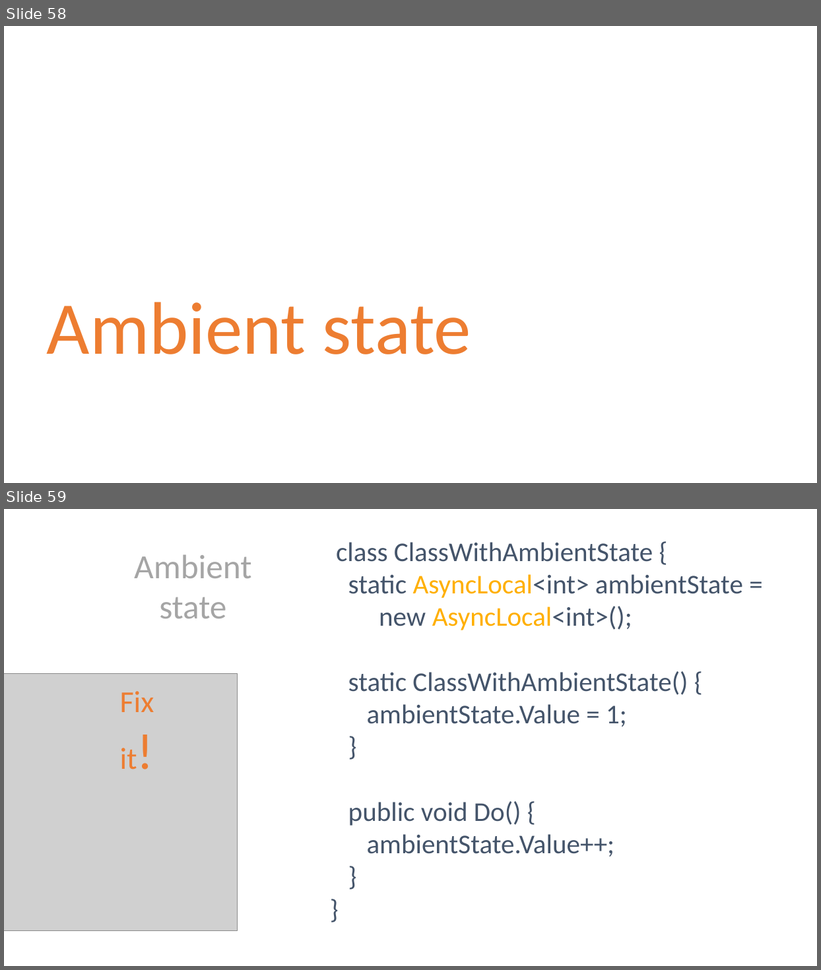
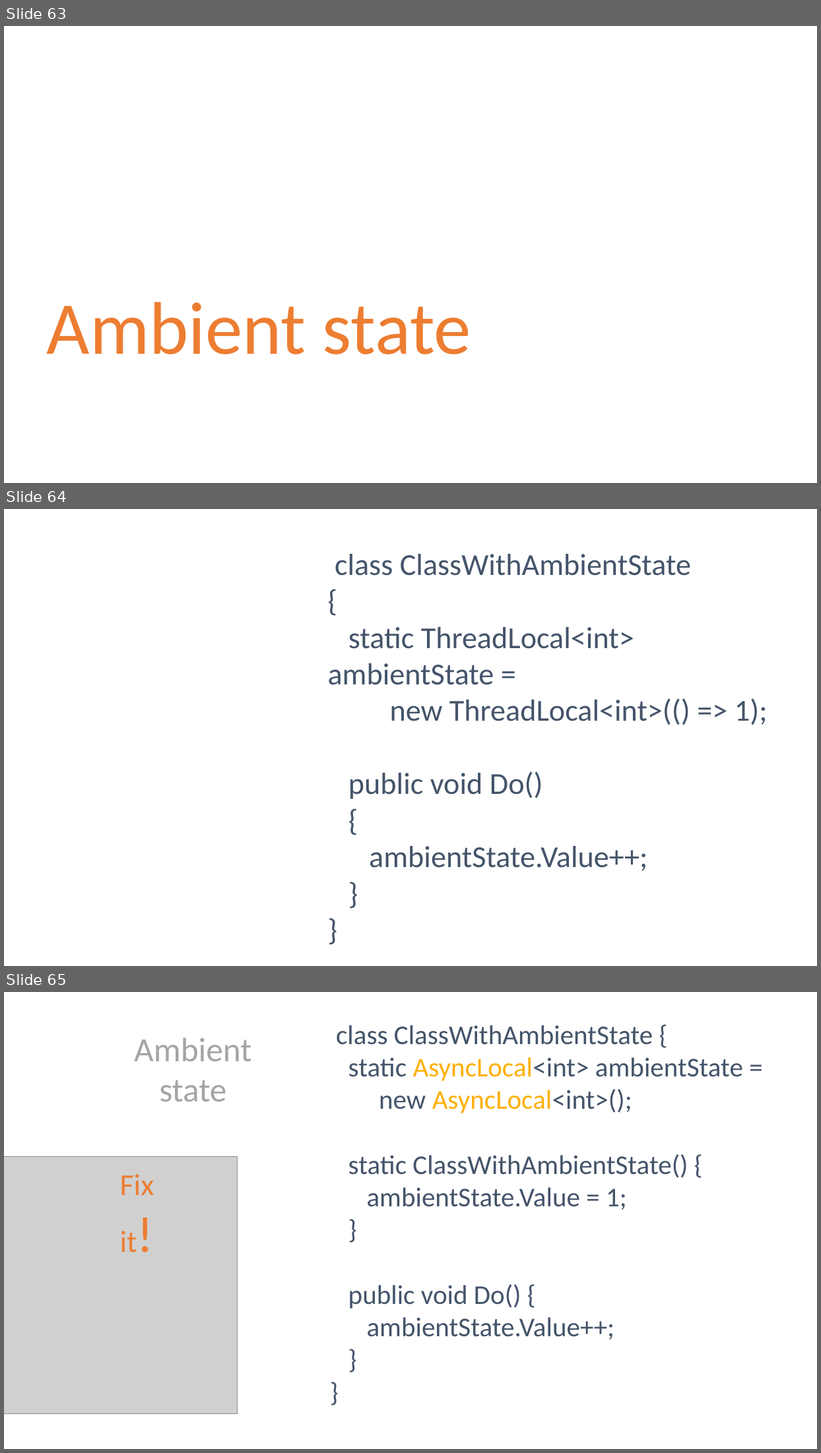
Before and after one commit to danielmarbach/RearchitectTowardsAsyncAwait, a slide deck: presentation.pptx. Shown one above the other, each under a label of ours: slides 58 and 59 before the commit, slides 63, 64 and 65 after it. The pictures are 821x970 and 821x1453 pixels, drawn with LibreOffice and Linux fonts; fonts in the diff are those of the drawing; grey boxes stand for pictures. Boxes give left, top, right and bottom in pixels: in the first picture for what was removed or moved away, otherwise in the second. Text is boxed around its words. In the diff, an @@ line names an element or a change of style, - is before the commit and + after.

```diff
--- a/presentation.pptx
+++ b/presentation.pptx
@@ slide 64 added at bbox=[4, 509, 817, 966], background #FFFFFF @@
@@ text added at bbox=[328, 554, 768, 871], 36 pt, text #44546A @@
+class ClassWithAmbientState
+{
+static ThreadLocal<int> ambientState =
+new ThreadLocal<int>(() => 1);
+public void Do()
+{
+ambientState.Value++;
+}
+}
@@ what was slide 58 is now slide 63 @@
@@ what was slide 59 is now slide 65 @@
```
Also in this commit, not shown: 1 slide changed, 6 other slides added, 1 other file.
